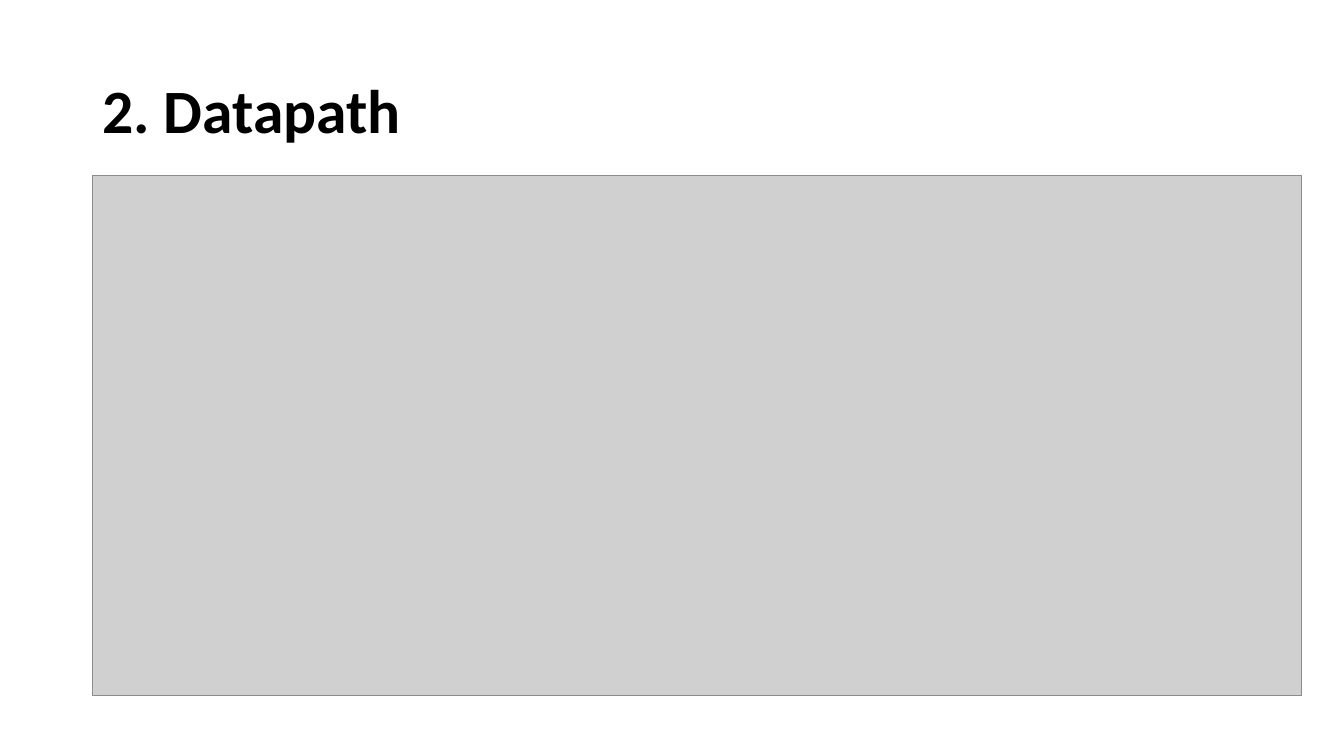
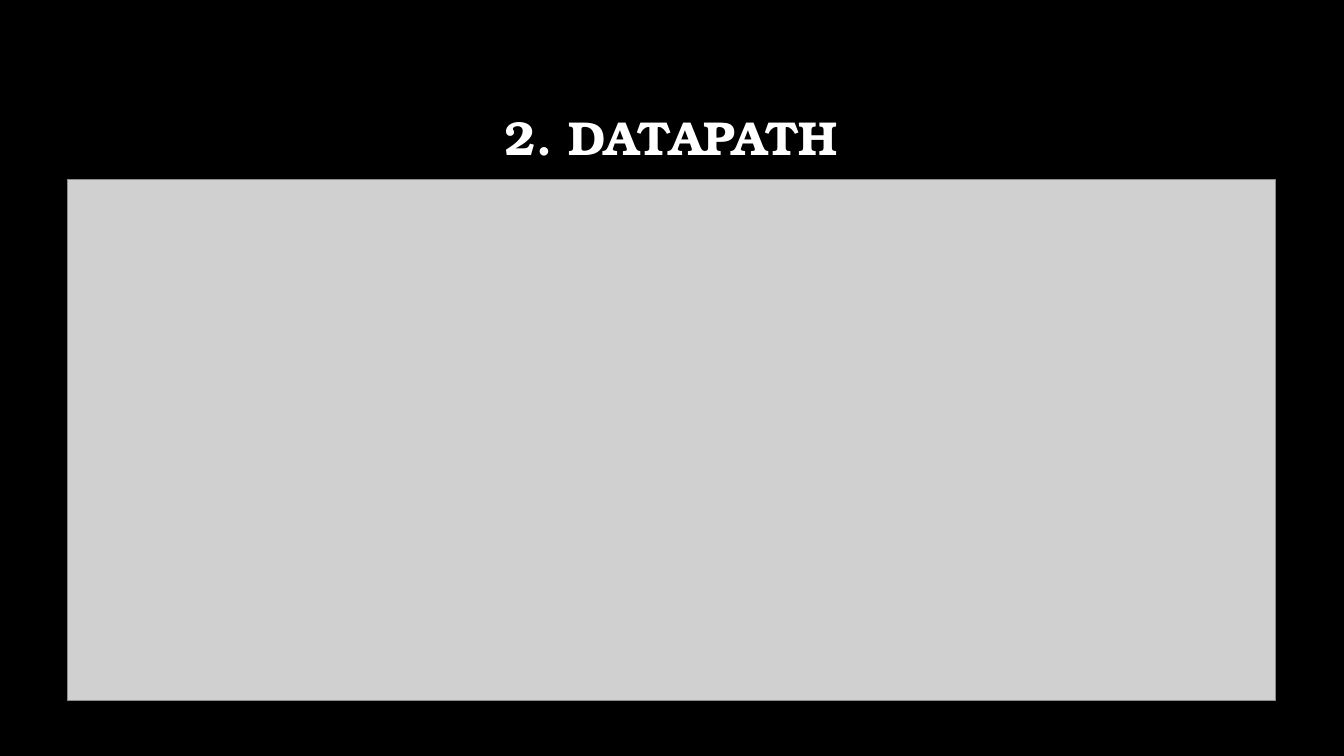
Before and after one commit to hohaicongthuan/Share-To-Other, a slide deck: slide 6 of Group Project/FloatingPointSquareRoot/Floating Point Squareroot.pptx. Drawn at 1344x756 pixels with LibreOffice and Linux fonts; fonts in the diff are those of the drawing; grey boxes stand for pictures; background and template pictures are left out. Boxes give left, top, right and bottom in pixels: in the first picture for what was removed or moved away, otherwise in the second. Text is boxed around its words. In the diff, an @@ line names an element or a change of style, - is before the commit and + after.

```diff
--- a/Group Project/FloatingPointSquareRoot/Floating Point Squareroot.pptx
+++ b/Group Project/FloatingPointSquareRoot/Floating Point Squareroot.pptx
@@ background #FFFFFF to picture (left out) @@
@@ title at <box>505,122,837,156</box>: text changed; size 44 to 34 pt; font Calibri to TeX Gyre Bonum; text colour #000000 to #FFFFFF @@
-2. Datapath
+2. DATAPATH
@@ picture: place and size @@
-picture at <box>93,175,1302,696</box>
+picture at <box>68,179,1276,700</box>
```
Also in this commit, not shown: 21 other slides changed, 1 slide added.
